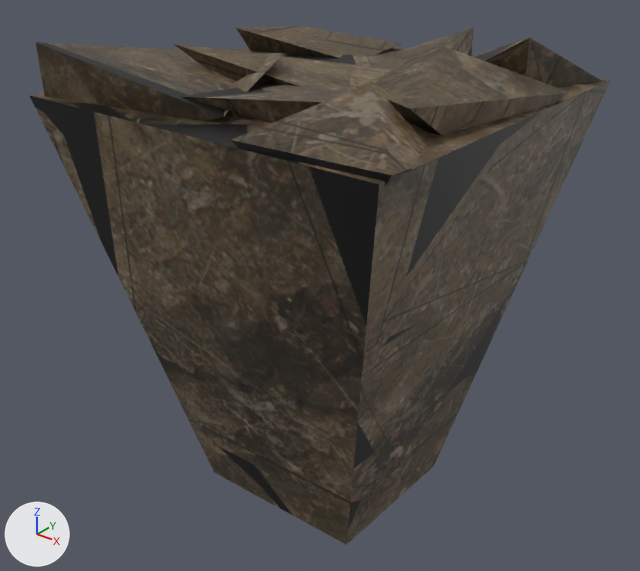
The Blender file Assets/BlenderSourceFiles/Cube_d2.blend: old version first, new version second.
Both versions are drawn from a 50 mm lens placed at (14.62, -18.57, 6.49), pointed at (-0.09, -0.19, -4.9). Arrows for +X, +Y and +Z are at lower left; the lights stay in place.

Before the edit, the objects in view are built like this:
```python
mat_island_3_textures = bpy.data.materials.new('ISLAND_3_TEXTURES')
mat_island_3_textures.use_nodes = True; mat_island_3_textures.node_tree.nodes.clear()
_N = mat_island_3_textures.node_tree.nodes; _L = mat_island_3_textures.node_tree.links
n0 = _N.new('ShaderNodeBsdfPrincipled'); n0.name = 'Principled BSDF'
n0.inputs[2].default_value = 0.553  # 'Roughness'
n1 = _N.new('ShaderNodeOutputMaterial'); n1.name = 'Material Output'
n2 = _N.new('ShaderNodeTexImage'); n2.name = 'Image Texture'
n2.image = img_diffusecolor_texture
n3 = _N.new('ShaderNodeTexImage'); n3.name = 'Image Texture.001'
n3.image = img_diffusecolor_texture_001
_L.new(n0.outputs[0], n1.inputs[0])  # 'BSDF' to 'Surface'
_L.new(n2.outputs[0], n0.inputs[0])  # 'Color' to 'Base Color'
_L.new(n3.outputs[1], n0.inputs[4])  # 'Alpha' to 'Alpha'
me_scene = bpy.data.meshes.new('Scene')
me_scene.from_pydata(...)  # 72 vertices, 108 faces; spans x -5.54..5.69, y -5.48..5.68, z -11.64..2.33
me_scene.materials.append(mat_island_3_textures)
ob_island3 = bpy.data.objects.new('Island3', me_scene)
ob_island3.location = (0.0, 0.0, 0.0)
```
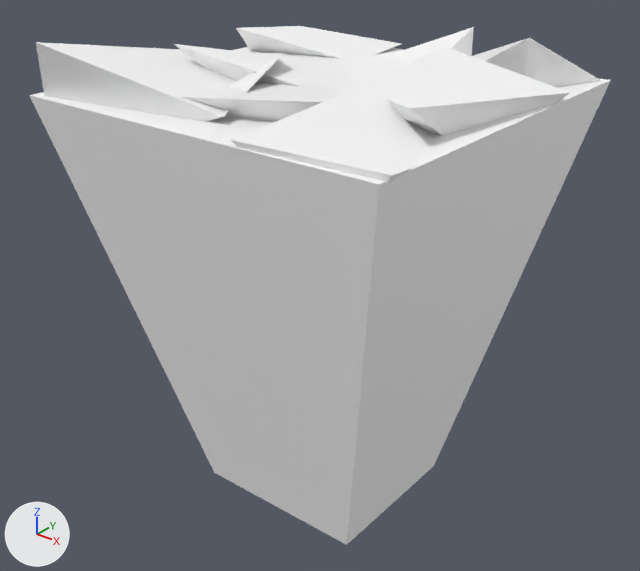
Boxes (x1, y1, x2, y2) around the edits, measured in the pictures (640 x 571 px):
```json
{"object": "Island3", "change": "surface changed", "before": [29, 26, 611, 545], "after": [29, 26, 611, 545]}
```

Scene script edits in JSON lines:
```json
{"block": "mat_island_3_textures", "where": "n0 = _N.new('ShaderNodeBsdfPrincipled'); n0.name = 'Principled BSDF'"}
{"op": "add", "block": "mat_island_3_textures", "code": "n0.inputs[0].default_value = (1.0, 1.0, 1.0, 1.0)  # 'Base Color', white #ffffff"}
{"op": "remove", "block": "mat_island_3_textures", "code": "n2 = _N.new('ShaderNodeTexImage'); n2.name = 'Image Texture'"}
{"op": "remove", "block": "mat_island_3_textures", "code": "n2.image = img_diffusecolor_texture"}
{"op": "remove", "block": "mat_island_3_textures", "code": "n3 = _N.new('ShaderNodeTexImage'); n3.name = 'Image Texture.001'"}
{"op": "remove", "block": "mat_island_3_textures", "code": "n3.image = img_diffusecolor_texture_001"}
{"op": "remove", "block": "mat_island_3_textures", "code": "_L.new(n2.outputs[0], n0.inputs[0])  # 'Color' to 'Base Color'"}
{"op": "remove", "block": "mat_island_3_textures", "code": "_L.new(n3.outputs[1], n0.inputs[4])  # 'Alpha' to 'Alpha'"}
```
